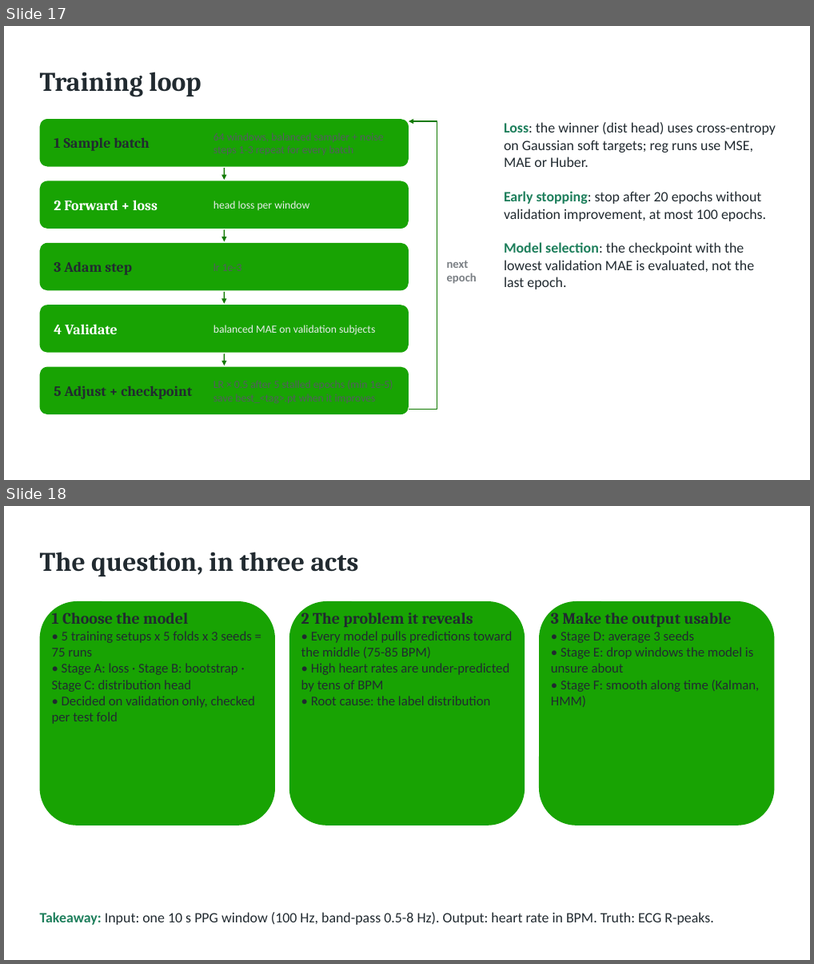
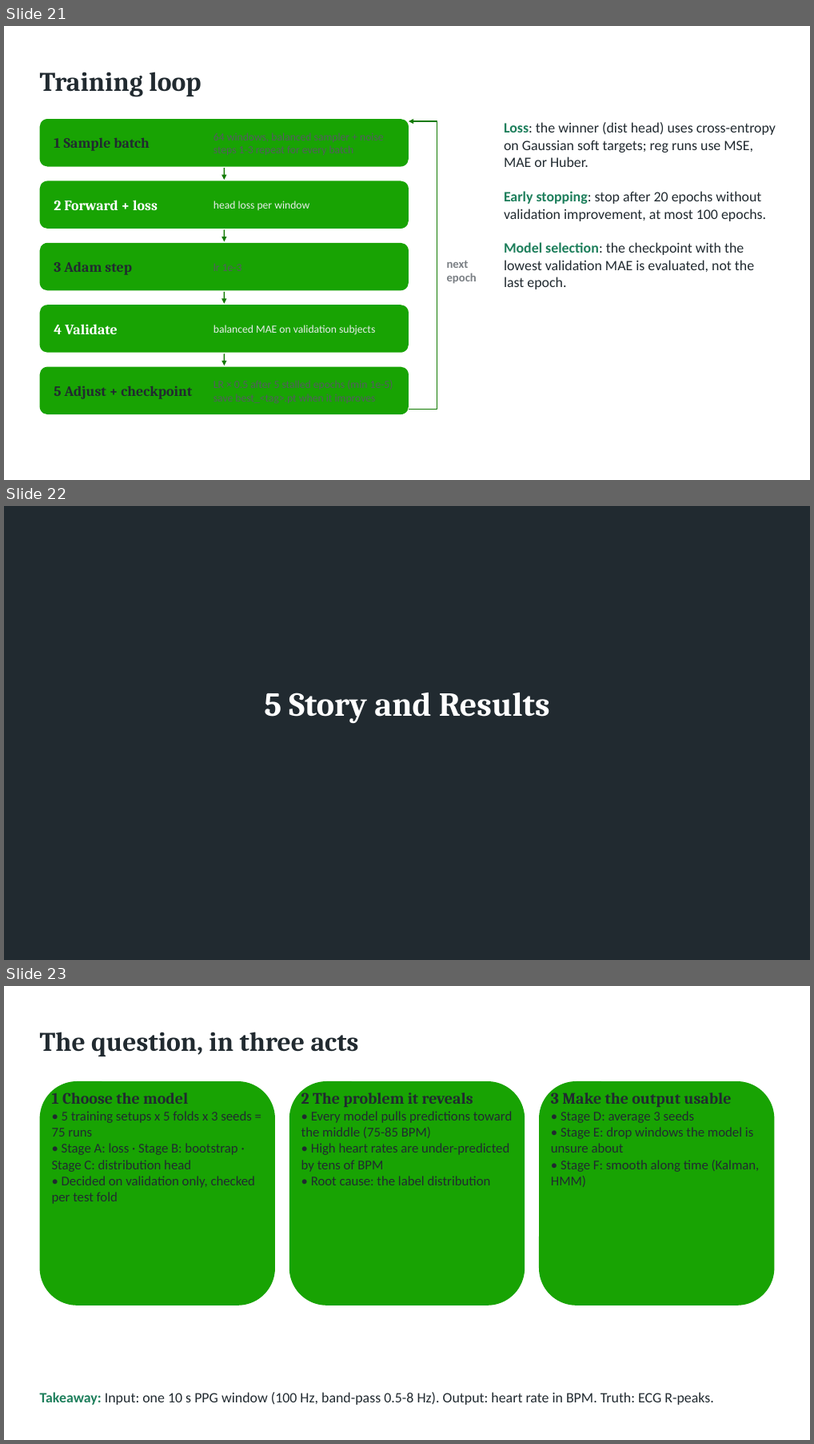
Before and after one commit to havedere/BSAA_HR, a slide deck: docs/hr_cnn_bilstm_results.odp. Shown one above the other, each under a label of ours: slides 17 and 18 before the commit, slides 21, 22 and 23 after it. The pictures are 814x964 and 814x1444 pixels, drawn with LibreOffice and Linux fonts; fonts in the diff are those of the drawing. Boxes give left, top, right and bottom in pixels: in the first picture for what was removed or moved away, otherwise in the second. Text is boxed around its words. In the diff, an @@ line names an element or a change of style, - is before the commit and + after.

```diff
--- a/docs/hr_cnn_bilstm_results.odp
+++ b/docs/hr_cnn_bilstm_results.odp
@@ slide 22 added at bbox=[4, 506, 810, 960], background #212A30 @@
@@ text added at bbox=[264, 692, 550, 724], 40 pt, text #FFFFFF, bold @@
+5 Story and Results
@@ what was slide 17 is now slide 21 @@
@@ what was slide 18 is now slide 23 @@
```
Also in this commit, not shown: 6 slides changed, 4 other slides added.
